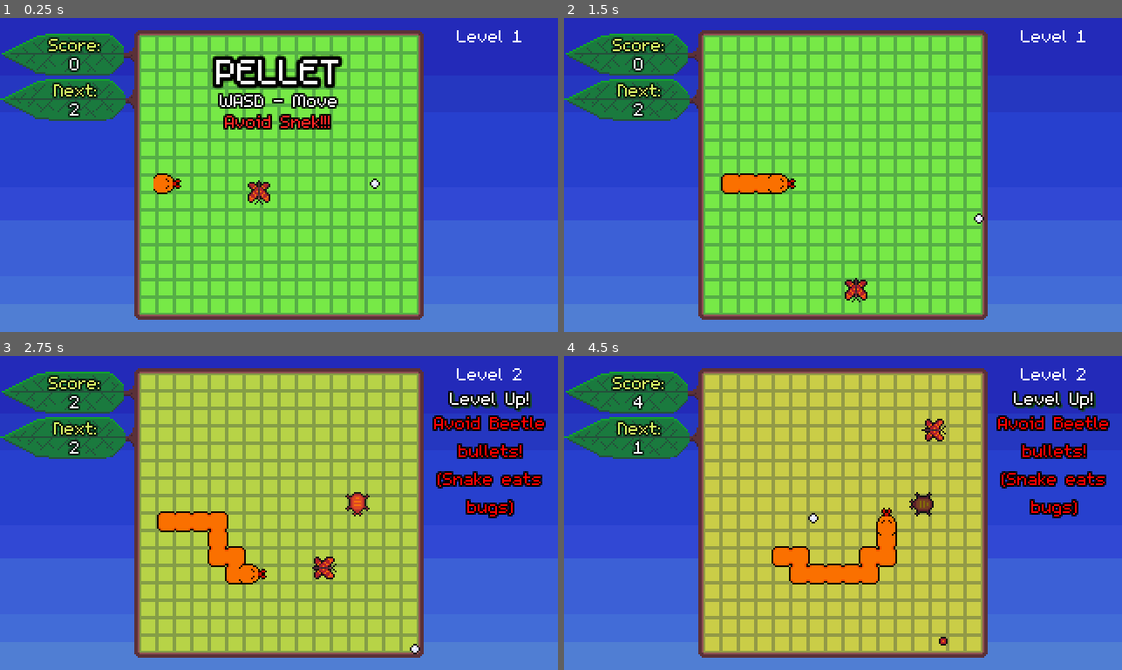
Above: before the commit, frames 1-4 (two rows, left to right).
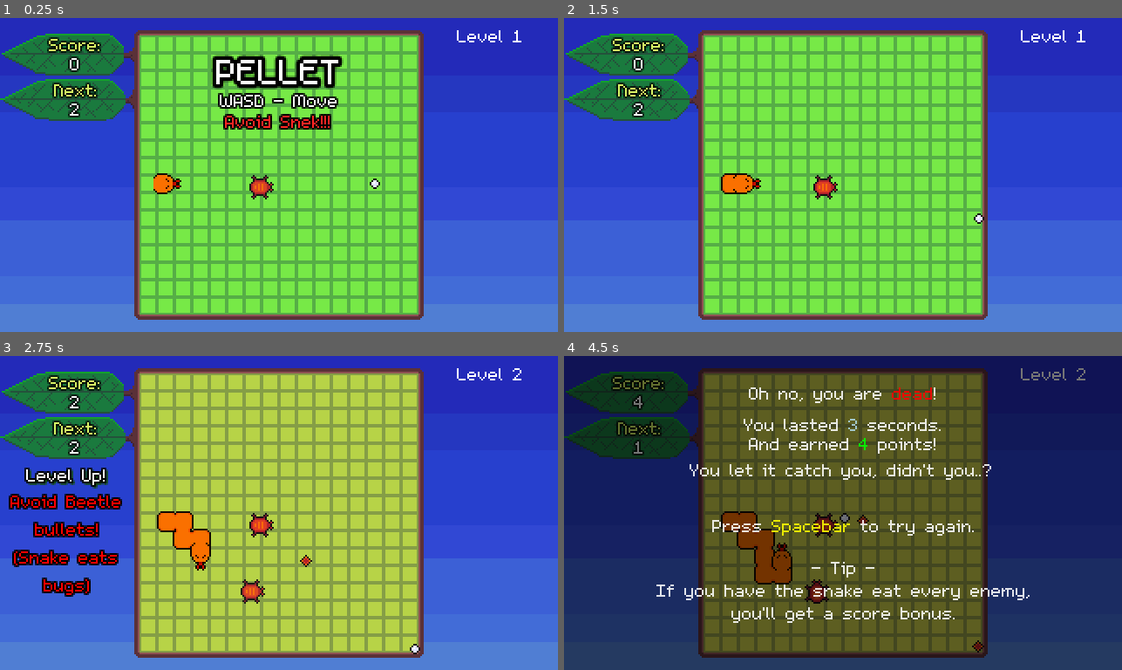
Above: after the commit, the same moments.

Repository: bdunko/Pellet
Game: Godot game, scene res://main.tscn
Two runs of this game, one before a commit and one after it. Both use one fixed random seed, a clock stepped at 60 frames per second and the inputs below.
Inputs:
- Up to frame 1 (0.25 s): no input
- Up to frame 2 (1.5 s): hold D (right) 0.53-1.28 s; hold S (down) from 1.28 s (still down)
- Up to frame 3 (2.75 s): release S (down) at 2.03 s; hold D (right) from 2.03 s (still down)
- Up to frame 4 (4.5 s): release D (right) at 2.78 s; hold W (up) 2.78-3.53 s; hold A (left) from 3.53 s (still down)

The runs differ from the first frame. In frame 1, 0.3% of the frame differs, in the area x 44-50%, y 50-60%; in frame 2, 0.9%; in frame 3, 8.9%; in frame 4, 100%, in the area x 0-100%, y 0-100%.

Commit message:
bullet fades

Diff:
--- a/beetle.gd
+++ b/beetle.gd
@@ -14,10 +14,11 @@
 	# transparency
 	modulate.a = lerp(modulate.a, 1.0, 12 * delta)
 
-	if $ShotTimer.time_left <= 0.2:
-		modulate.r = lerp(modulate.r, SHOT_PREVIEW_MODULATE, 20 * delta)
-	else:
-		modulate.r = lerp(modulate.r, 1.0, 30 * delta)
+	if not disabled:
+		if $ShotTimer.time_left <= 0.2:
+			modulate.r = lerp(modulate.r, SHOT_PREVIEW_MODULATE, 20 * delta)
+		else:
+			modulate.r = lerp(modulate.r, 1.0, 30 * delta)
 
 	#rotate to face player
 	var pellet_pos = get_parent().get_parent().find_child("Pellet").position
--- a/bullet.gd
+++ b/bullet.gd
@@ -1,6 +1,8 @@
 extends CharacterBody2D
 
 var bug_owner
+
+var mod_target = 1.0
 
 func setup(pos, dir, speed, owned_bug):
 	position = pos
@@ -8,10 +10,22 @@
 	bug_owner = owned_bug
 
 func _process(delta):
+	modulate.a = lerp(modulate.a, mod_target, 20 * delta)
+	modulate.r = lerp(modulate.r, mod_target, 20 * delta)
+	modulate.g = lerp(modulate.g, mod_target, 20 * delta)
+
 	var collide = move_and_collide(velocity  * delta)
 	if collide != null:
+		call_deferred("_begin_destroy")
+
+	if modulate.r == 0:
 		queue_free()
 
 func _on_collide_with_bug(body):
 	if body != bug_owner:
-		queue_free()
+		call_deferred("_begin_destroy")
+
+func _begin_destroy():
+	mod_target = 0.0
+	$CollisionShape2D.disabled = true
+	velocity = Vector2.ZERO
--- a/main.gd
+++ b/main.gd
@@ -11,7 +11,6 @@
 var state = State.WAITING
 var highscore = 0
 
-const CLEAR_BONUS_FORMAT = "Clear Bonus +%d!"
 const HIGH_SCORE_FORMAT = "High Score: %d"
 const LEVEL_FORMAT = "[center]Level %d[/center]"
 const TIME_FORMAT = "[center]You lasted [color=lightblue]%d[/color] seconds.[/center]"
@@ -35,13 +34,13 @@
 
 #                    0,  1   2   3   4   5   6   7   8   9   10  11, 12
 #                    -1  5  15  15 15 20 20 20 25 25 25 30 30
-const LEVEL_TIMES = [-1, 2, 2, 2, 2, 2, 2, 2, 2, 2, 2, 2, 2]
+const LEVEL_TIMES = [-1, 2, 2, 2, 2, 2, 2, 2, 2, 2, 2, 2, 2, 2]
 var MAX_LEVEL = LEVEL_TIMES.size()
 var MAX_LEVEL_TIME = 40
 
 var GRID_COLORS = [null, Color(119/255.0, 233/255.0, 71/255.0), Color(202/255.0, 205/255.0, 71/255.0), Color(181/255.0, 181/255.0, 71/255.0), Color(222/255.0, 181/255.0, 190/255.0),
 Color(113/255.0, 225/255.0, 155/255.0), Color(234/255.0, 226/255.0, 155/255.0), Color(203/255.0, 105/255.0, 145/255.0),
-Color(231/255.0, 121/255.0, 41/255.0), Color(100/255.0, 28/255.0, 55/255.0), Color(56/255.0, 134/255.0, 170/255.0),
+Color(231/255.0, 121/255.0, 41/255.0), Color(100/255.0, 28/255.0, 55/255.0), Color(168/255.0, 85/255.0, 211/255.0), Color(56/255.0, 134/255.0, 170/255.0),
 Color(106/255.0, 88/255.0, 225/255.0), Color(0, 0, 0)]
 var MAX_GRID_COLOR = Color(0, 0, 0)
 var grid_color= GRID_COLORS[1]
@@ -53,11 +52,12 @@
 	"More Beetles!",
 	"Look out for Ants!",
 	"Snakes hate poisonous Spiders!",
+	"Speed up!",
 	"Flee the Hornet!",
 	"Double trouble!",
 	"Watch for Dragonflies!",
+	"Triple trouble!",
 	"Speed up!",
-	"Triple trouble!",
 	"Bouncing-bullet Moths!",
 	"Good luck..."
 ]
@@ -185,21 +185,20 @@
 	$NextLevelInfo.visible = false
 	$Grid.self_modulate = grid_color
 
-func _spawn_new_snake(fast = false):
+func _spawn_new_snake(speed = 0):
 	var rand_pos = _try_find_legal_position(SpawnMode.GRID, 200) #try really hard to spawn this snek
 	if rand_pos != null:
 		var snek = SNAKE.instantiate()
 		snek.position = Global.to_global_position(rand_pos)
 		snek.no_free_segments()
 		snek.enable()
-		if fast:
+		for s in speed:
 			snek.speed_up()
 		snek.ate_bug.connect(_on_snake_ate_bug)
 		$Snakes.add_child(snek)
 
 func _update_level():
 	$NextLevelInfo.visible = true
-	$NextLevelInfo/ClearBonus.visible = false
 	if level >= MAX_LEVEL:
 		$UI/Time.text = str(MAX_LEVEL_TIME)
 		grid_color = MAX_GRID_COLOR
@@ -227,23 +226,24 @@
 		_spawn_enemy(SPIDER, SPIDER_SPAWN)
 	elif level == 6:
 		enemy_pool.append([SPIDER, SPIDER_SPAWN]) # add spider next time so only 1 spawns on 5
+		$Snakes/Snake.speed_up()
+	elif level == 7:
 		_spawn_enemy(HORNET, HORNET_SPAWN)
 		forced_spawns = 1
-	elif level == 7:
+	elif level == 8:
 		$Sky.next_sky() #evening
-		_spawn_new_snake()
-	elif level == 8:
+		_spawn_new_snake(1)
+	elif level == 9:
 		enemy_pool.append([DRAGONFLY, DRAGONFLY_SPAWN])
 		_spawn_enemy(DRAGONFLY, DRAGONFLY_SPAWN)
 		forced_spawns = 1
-	elif level == 9:
+	elif level == 10:
+		_spawn_new_snake(1)
+	elif level == 11:
+		$Sky.next_sky() # night
 		for snake in $Snakes.get_children():
 			snake.speed_up()
-		bullet_speed_multiplier = FAST_BULLET_SPEED
-	elif level == 10:
-		$Sky.next_sky() # night
-		_spawn_new_snake(true)
-	elif level == 11:
+	elif level == 12:
 		enemy_pool.append([MOTH, MOTH_SPAWN])
 		_spawn_enemy(MOTH, MOTH_SPAWN)
 		_spawn_enemy(MOTH, MOTH_SPAWN)
@@ -254,6 +254,7 @@
 		pass
 	elif level >= 14: #challenge
 		$Sky.next_sky() #midnight
+		bullet_speed_multiplier = FAST_BULLET_SPEED
 		if level == 14:
 			_spawn_enemy(HORNET, HORNET_SPAWN)
 			forced_spawns = 1
@@ -376,7 +377,7 @@
 	score += level * 10
 	var text = POINTS_TEXT.instantiate()
 	text.setup(level * 10)
-	text.position = bug_pos - Vector2(10, 0)
+	text.position = bug_pos - Vector2(50, 0)
 	add_child(text)
 	$UI/Score.text = str(score)
 	if $Bugs.get_child_count() == 1: #ate last bug
@@ -385,7 +386,9 @@
 		$UI/Score.text = str(score)
 		level += 1
 		_update_level()
-		$NextLevelInfo/ClearBonus.text = CLEAR_BONUS_FORMAT % full_clear_bonus
-		$NextLevelInfo/ClearBonus.visible = true
+		var bonus_text = POINTS_TEXT.instantiate()
+		bonus_text.setup_bonus(full_clear_bonus)
+		bonus_text.position = Vector2(Global.RESOLUTION.x/2 - 50, 15)
+		add_child(bonus_text)
 	if level >= 14 and $Bugs.get_child_count() < 12:
 		_spawn_rand_enemies(1)
--- a/main.tscn
+++ b/main.tscn
@@ -14,7 +14,7 @@
 [ext_resource type="Texture2D" uid="uid://cay5ftkmugouq" path="res://assets/sky_morning.png" id="6_7fbtx"]
 [ext_resource type="PackedScene" uid="uid://xe84in6ej3m7" path="res://pellet.tscn" id="6_dvu1o"]
 [ext_resource type="PackedScene" uid="uid://de227doiyv2qb" path="res://snake.tscn" id="7_ertux"]
-[ext_resource type="PackedScene" uid="uid://bgjm1nfpl3dji" path="res://moth.tscn" id="14_iufdd"]
+[ext_resource type="PackedScene" uid="uid://nmggdkaqks7m" path="res://beetle.tscn" id="14_in4lh"]
 
 [sub_resource type="RectangleShape2D" id="RectangleShape2D_ji84y"]
 size = Vector2(4.5, 166)
@@ -251,10 +251,10 @@
 script = ExtResource("5_ct2ys")
 
 [node name="LevelUp" type="Label" parent="NextLevelInfo"]
-offset_left = 116.0
-offset_top = 8.0
-offset_right = 193.0
-offset_bottom = 32.0
+offset_left = -127.0
+offset_top = 52.0
+offset_right = -50.0
+offset_bottom = 76.0
 theme_override_colors/font_shadow_color = Color(0.0705882, 0.298039, 0.0156863, 1)
 theme_override_colors/font_outline_color = Color(0, 0, 0, 1)
 theme_override_constants/outline_size = 4
@@ -264,26 +264,14 @@
 clip_text = true
 
 [node name="Tip" type="Label" parent="NextLevelInfo"]
-offset_left = 116.0
-offset_top = 22.0
-offset_right = 193.0
-offset_bottom = 141.0
+offset_left = -127.0
+offset_top = 67.0
+offset_right = -50.0
+offset_bottom = 174.0
 theme_override_colors/font_color = Color(1, 0, 0, 1)
 theme_override_colors/font_outline_color = Color(0, 0, 0, 1)
 theme_override_constants/outline_size = 4
 text = "Avoid Beetle Bullets!"
-horizontal_alignment = 1
-autowrap_mode = 2
-
-[node name="ClearBonus" type="Label" parent="NextLevelInfo"]
-offset_left = -127.0
-offset_top = 54.0
-offset_right = -50.0
-offset_bottom = 86.0
-theme_override_colors/font_color = Color(1, 0.839216, 0, 1)
-theme_override_colors/font_outline_color = Color(0, 0, 0, 1)
-theme_override_constants/outline_size = 4
-text = "Clear Bonus +1000!"
 horizontal_alignment = 1
 autowrap_mode = 2
 
@@ -301,8 +289,8 @@
 [node name="Bugs" type="Node2D" parent="."]
 z_index = 1600
 
-[node name="Moth" parent="Bugs" instance=ExtResource("14_iufdd")]
-position = Vector2(145, 89)
+[node name="Beetle" parent="Bugs" instance=ExtResource("14_in4lh")]
+position = Vector2(150, 97)
 
 [node name="Snakes" type="Node2D" parent="."]
 
--- a/moth.gd
+++ b/moth.gd
@@ -29,12 +29,12 @@
 	# transparency
 	modulate.a = lerp(modulate.a, 1.0, 12 * delta)
 
-	if $ShotTimer.time_left <= 0.2:
-		modulate.r = lerp(modulate.r, SHOT_PREVIEW_MODULATE, 20 * delta)
-	else:
-		modulate.r = lerp(modulate.r, 1.0, 30 * delta)
+	if not disabled:
+		if $ShotTimer.time_left <= 0.2:
+			modulate.r = lerp(modulate.r, SHOT_PREVIEW_MODULATE, 20 * delta)
+		else:
+			modulate.r = lerp(modulate.r, 1.0, 30 * delta)
 
-	if not disabled:
 		var collision: KinematicCollision2D = move_and_collide(velocity * delta)
 		if collision:
 			var reflect = collision.get_remainder().bounce(collision.get_normal())
--- a/points.gd
+++ b/points.gd
@@ -1,8 +1,10 @@
 extends Label
 
 const FORMAT = "+%d"
+const FORMAT_BONUS = "Full Clear Bonus!\n+%d"
 
 var alpha_target = 1.0
+var speed = 80
 
 func _ready():
 	modulate.a = 0.1
@@ -10,12 +12,17 @@
 func setup(pts):
 	text = FORMAT % pts
 
+func setup_bonus(pts):
+	text = FORMAT_BONUS % pts
+	$VisibleTimer.wait_time = 0.6
+	speed = 25
+
 # Called every frame. 'delta' is the elapsed time since the previous frame.
 func _process(delta):
 	modulate.a = lerp(modulate.a, alpha_target, 30 * delta)
 	if modulate.a == 0:
 		queue_free()
-	position.y -= 80 * delta
+	position.y -= speed * delta
 
 func _on_visible_timer_timeout():
 	alpha_target = 0.0
--- a/points.tscn
+++ b/points.tscn
@@ -1,19 +1,21 @@
-[gd_scene load_steps=2 format=3]
+[gd_scene load_steps=2 format=3 uid="uid://sedwr6h2jbev"]
 
-[ext_resource type="Script" path="res://points.gd" id="1_nxbr0"]
+[ext_resource type="Script" path="res://points.gd" id="1_m60hd"]
 
 [node name="Points" type="Label"]
 z_index = 2000
-offset_left = -15.0
-offset_top = -7.0
-offset_right = 13.0
-offset_bottom = 9.0
+offset_left = -52.0
+offset_top = -14.0
+offset_right = 50.0
+offset_bottom = 18.0
 theme_override_colors/font_color = Color(1, 0.839216, 0, 1)
 theme_override_colors/font_shadow_color = Color(0, 0, 0, 1)
 theme_override_colors/font_outline_color = Color(0, 0, 0, 1)
 theme_override_constants/outline_size = 4
-text = "+100!!"
-script = ExtResource("1_nxbr0")
+text = "Full Clear Bonus!
++1000"
+horizontal_alignment = 1
+script = ExtResource("1_m60hd")
 
 [node name="VisibleTimer" type="Timer" parent="."]
 wait_time = 0.2
--- a/snake.gd
+++ b/snake.gd
@@ -30,7 +30,8 @@
 var free_segments = FREE_SEGMENTS_MAX
 
 @onready var BASE_SPEED = $Timer.wait_time
-const MORE_SPEED = 0.19
+const MORE_SPEED = 0.35
+const MOST_SPEED = 0.2
 
 class Pair:
 	var pos: Vector2
@@ -180,7 +181,10 @@
 	$Timer.wait_time = BASE_SPEED
 
 func speed_up():
-	$Timer.wait_time = MORE_SPEED
+	if $Timer.wait_time == BASE_SPEED:
+		$Timer.wait_time = MORE_SPEED
+	else:
+		$Timer.wait_time = MOST_SPEED
 
 func disable():
 	_enabled = false
--- a/snake.tscn
+++ b/snake.tscn
@@ -36,7 +36,7 @@
 shape = SubResource("CapsuleShape2D_pvxa7")
 
 [node name="Timer" type="Timer" parent="."]
-wait_time = 0.26
+wait_time = 0.5
 autostart = true
 
 [node name="PoisonTimer" type="Timer" parent="."]
Binary file added: assets/moon.png
Not shown, added: assets/moon.png.import
Binary file added: assets/moon_bullet.png
Not shown, added: assets/moon_bullet.png.import
